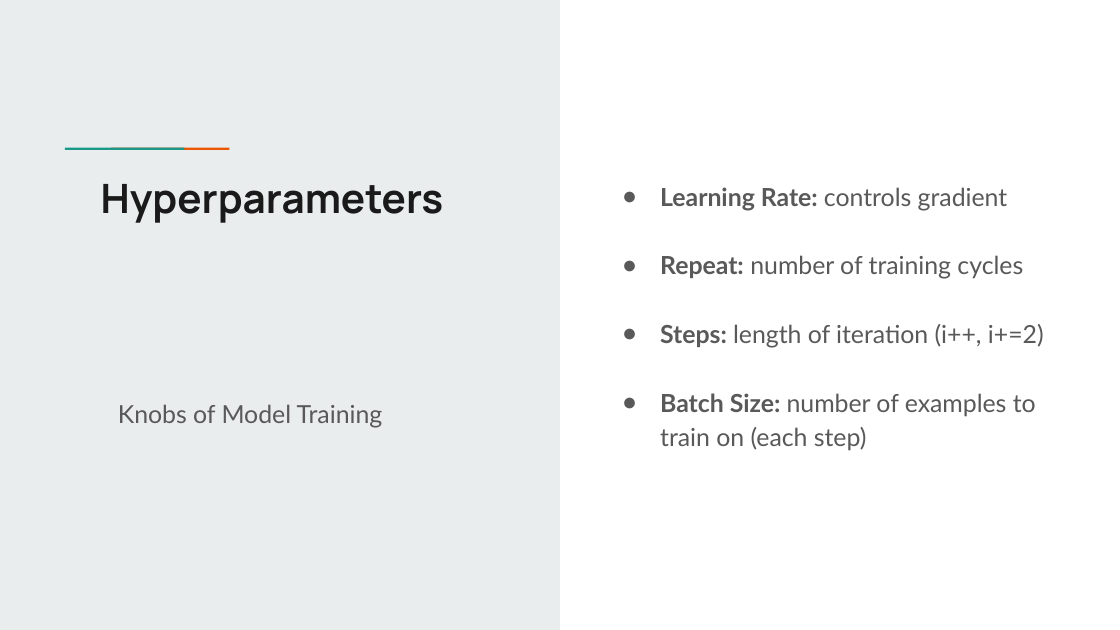
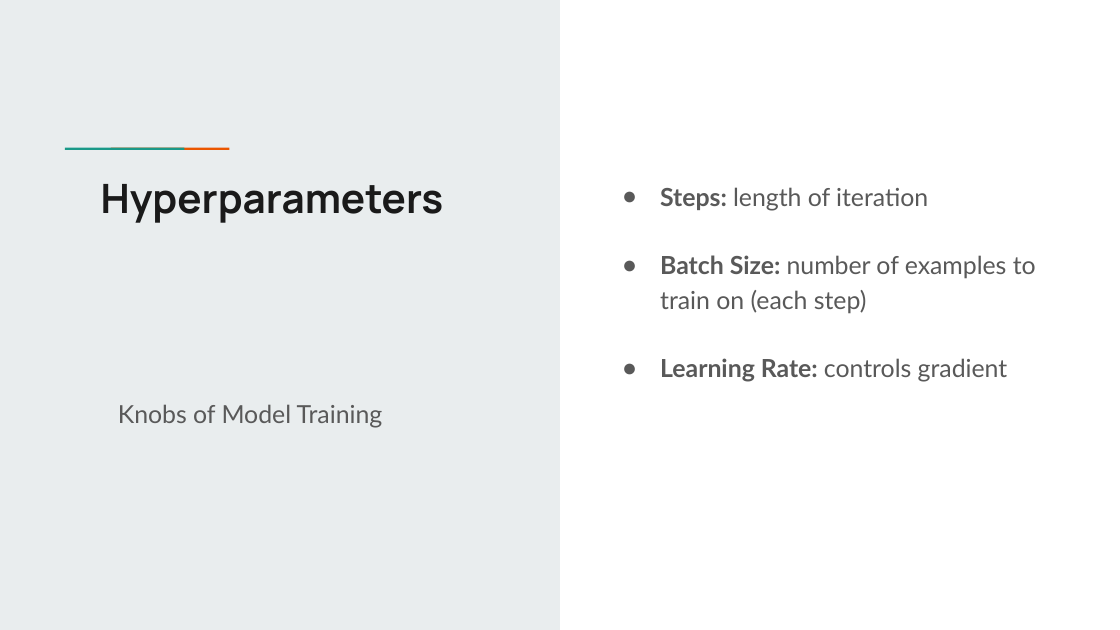
Before and after one commit to OmarEinea/tf, a slide deck: slide 22 of presentation.pptx (slide 20 before the commit). Drawn at 1120x630 pixels with LibreOffice and Linux fonts; fonts in the diff are those of the drawing. Boxes give left, top, right and bottom in pixels: in the first picture for what was removed or moved away, otherwise in the second. Text is boxed around its words. In the diff, an @@ line names an element or a change of style, - is before the commit and + after.

Commit message:
Added few slides to presesntation and removed repeat variable

```diff
--- a/presentation.pptx
+++ b/presentation.pptx
@@ text at (660,187,1036,314): paragraphs added @@
+● Steps: length of iteration
+● Batch Size: number of examples to train on (each step)
@@ text at (660,255,1044,451): paragraphs removed @@
-● Repeat: number of training cycles
-● Steps: length of iteration (i++, i+=2)
-● Batch Size: number of examples to train on (each step)
```
Also in this commit, not shown: 2 other slides changed, 3 slides added, 2 other files.
